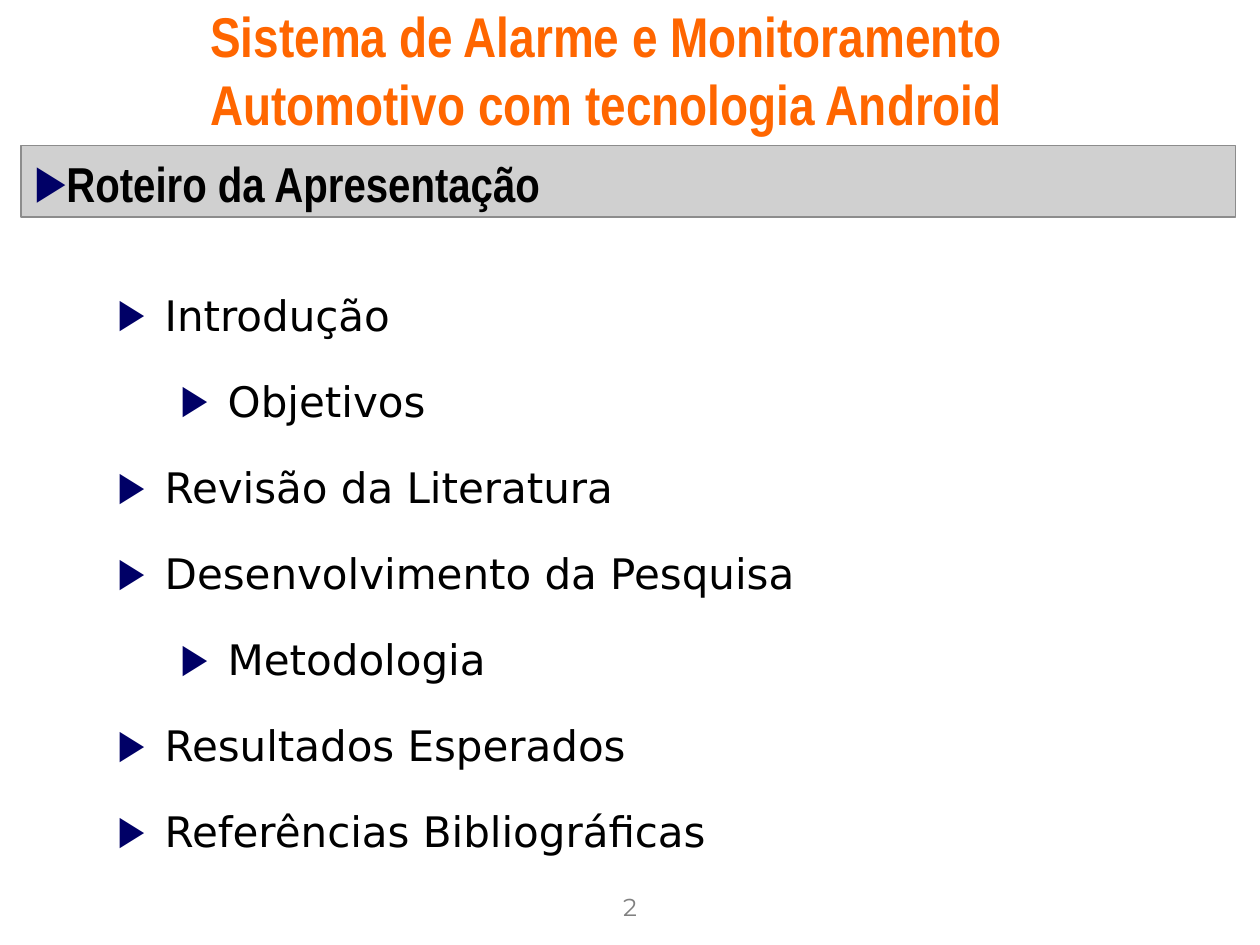
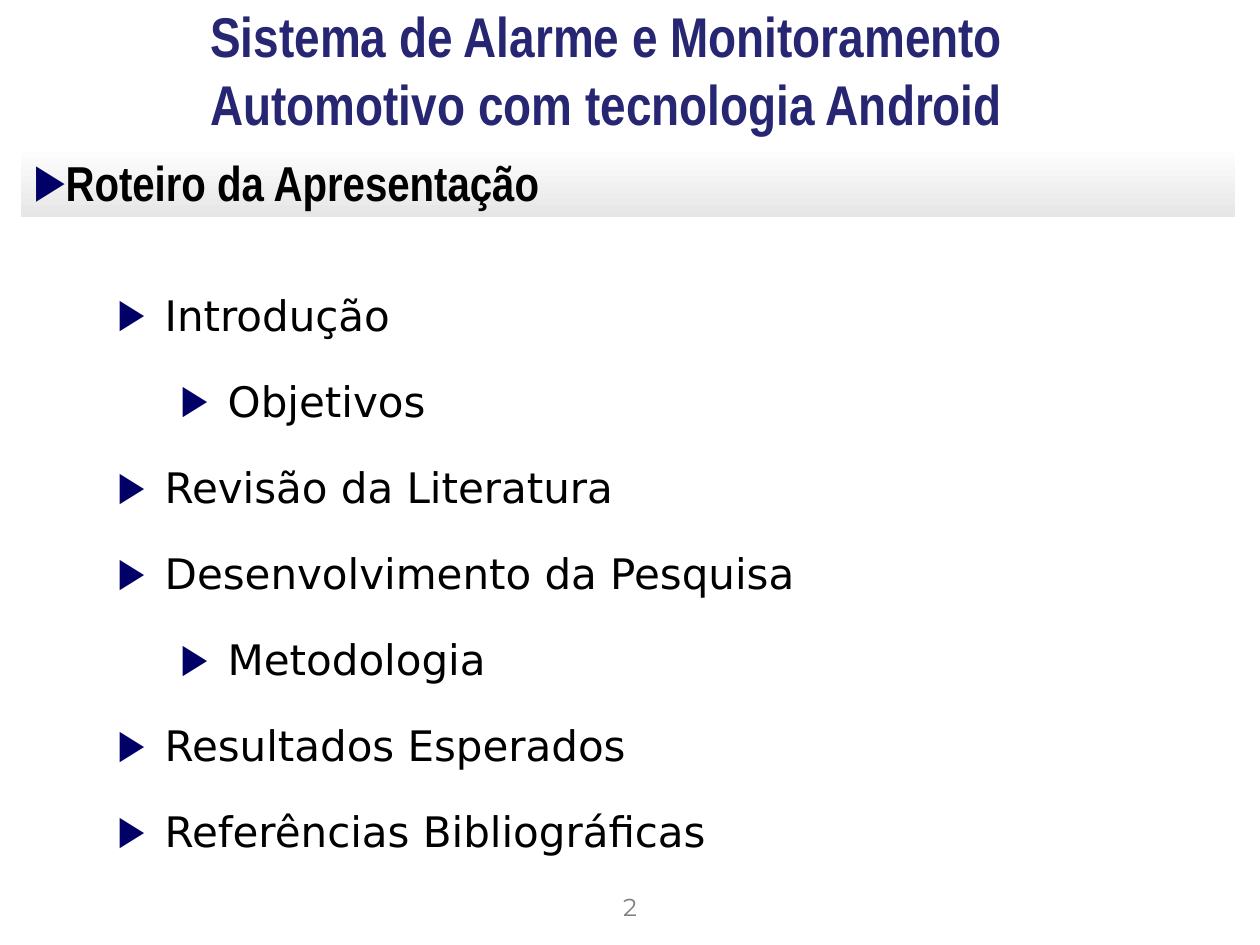
Before and after one commit to gabrielcedran/tcc-alarm-gsm, a slide deck: slide 2 of Docs/Apresentacao_padrao_Conic_2009.ppt. Drawn at 1260x945 pixels with LibreOffice and Linux fonts; fonts in the diff are those of the drawing; grey boxes stand for pictures; background and template pictures are left out. Boxes give left, top, right and bottom in pixels: in the first picture for what was removed or moved away, otherwise in the second. Text is boxed around its words. In the diff, an @@ line names an element or a change of style, - is before the commit and + after.

```diff
--- a/Docs/Apresentacao_padrao_Conic_2009.ppt
+++ b/Docs/Apresentacao_padrao_Conic_2009.ppt
@@ title "Sistema de Alarme e Monitoramento ..." at (210,16,1002,134): text colour #FF6600 to #262673 @@
@@ rectangle "Roteiro da Apresentação": place and size @@
-rectangle "Roteiro da Apresentação" at (66,166,539,211)
+rectangle "Roteiro da Apresentação" at (21,146,1236,218)
@@ rectangle "Roteiro da Apresentação" at (21,146,1236,218): fill none to gradient #FFFFFF to #E6E6E6 @@
@@ picture: place and size @@
-picture at (21,146,1236,218)
+picture at (609,159,635,203)
```
Also in this commit, not shown: 13 other slides changed.
